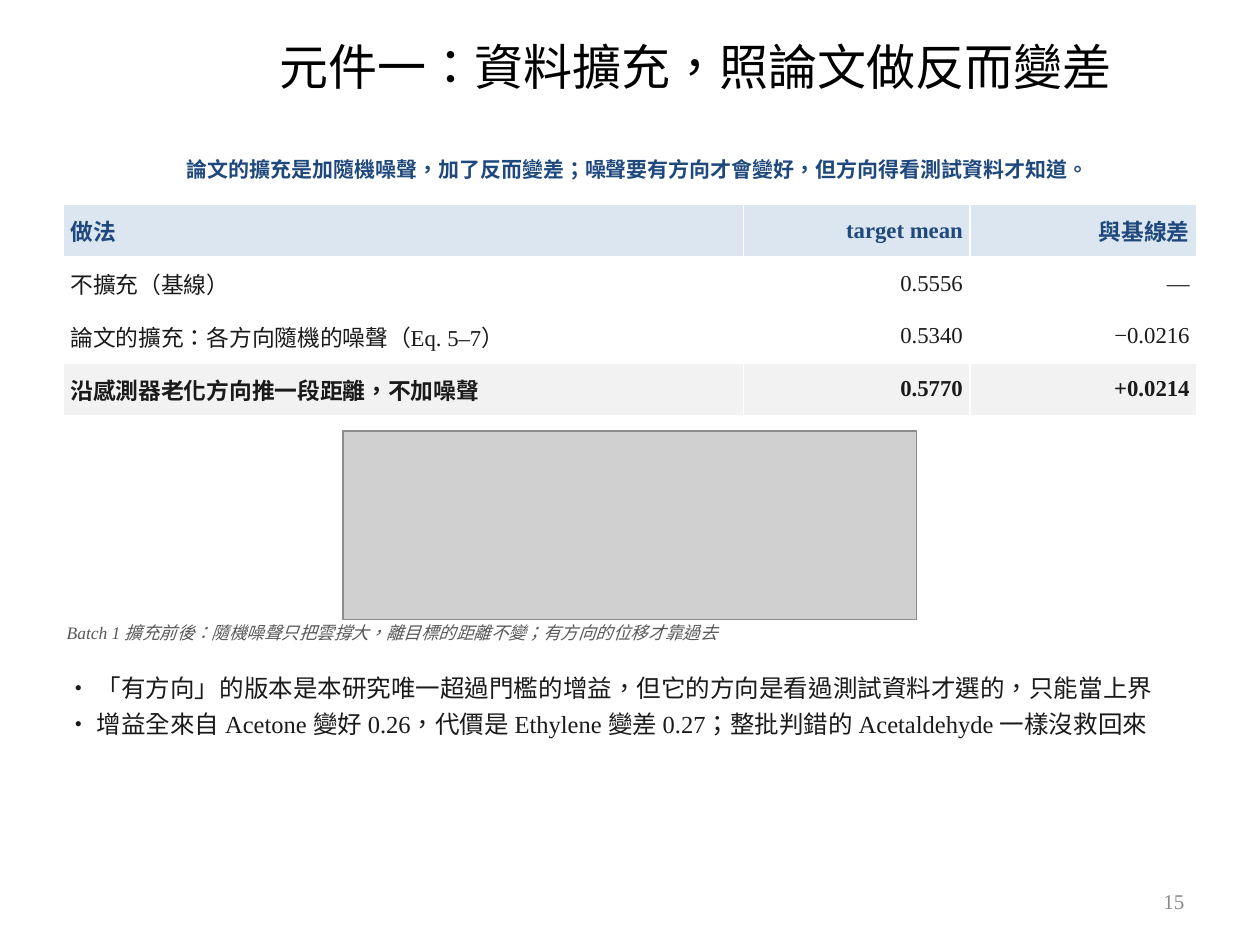
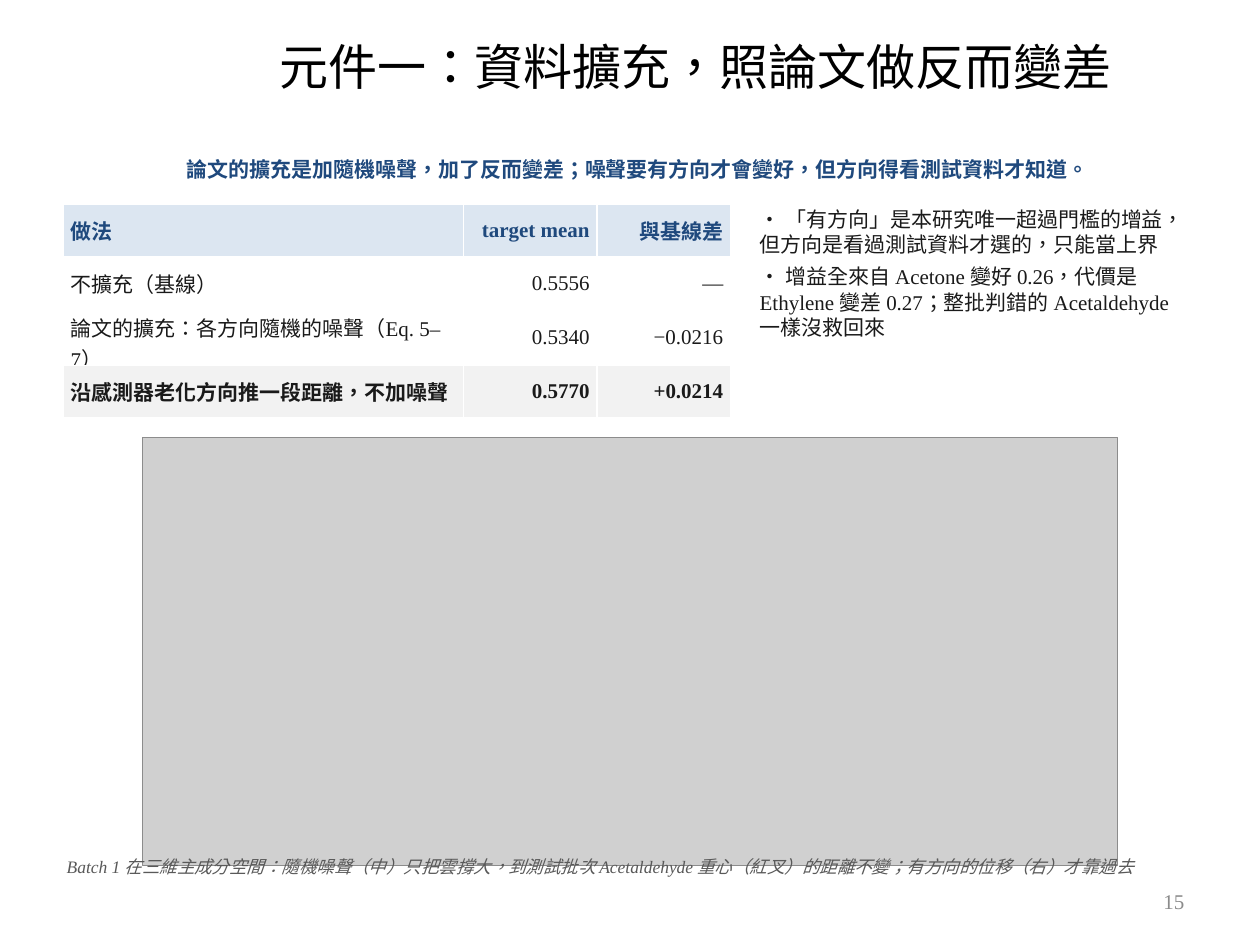
Before and after one commit to wintera1233/cdcnn, a slide deck: slide 15 of reports/09-22-merged.pptx. Drawn at 1260x945 pixels with LibreOffice and Linux fonts; fonts in the diff are those of the drawing; grey boxes stand for pictures; background and template pictures are left out. Boxes give left, top, right and bottom in pixels: in the first picture for what was removed or moved away, otherwise in the second. Text is boxed around its words. In the diff, an @@ line names an element or a change of style, - is before the commit and + after.

```diff
--- a/reports/09-22-merged.pptx
+++ b/reports/09-22-merged.pptx
@@ table at <box>63,204,731,416</box> @@
@@ size 13 to 12 pt @@
@@ table: place and size @@
-table at <box>63,204,1197,416</box>
+table at <box>63,204,731,416</box>
@@ text "• 「有方向」是本研究唯一超過門檻的增益，但方向是看過測試資料才選的，只能當上界": place and size @@
-text "• 「有方向」是本研究唯一超過門檻的增益，但方向是看過測試資料才選的，只能當上界" at <box>97,676,1152,739</box>
+text "• 「有方向」是本研究唯一超過門檻的增益，但方向是看過測試資料才選的，只能當上界" at <box>760,209,1184,337</box>
@@ text at <box>760,209,1184,254</box>: text changed; size 14 to 12 pt @@
-• 「有方向」的版本是本研究唯一超過門檻的增益，但它的方向是看過測試資料才選的，只能當上界
+• 「有方向」是本研究唯一超過門檻的增益，但方向是看過測試資料才選的，只能當上界
@@ text at <box>760,266,1169,337</box>: size 14 to 12 pt in "• 增益全來自 Acetone 變好 0.26，代價是 Ethylene 變差 ..." @@
@@ picture added at <box>142,437,1118,866</box> @@
@@ picture removed at <box>343,431,916,620</box> @@
@@ text at <box>67,854,1134,879</box>: text changed @@
-Batch 1 擴充前後：隨機噪聲只把雲撐大，離目標的距離不變；有方向的位移才靠過去
+Batch 1 在三維主成分空間：隨機噪聲（中）只把雲撐大，到測試批次 Acetaldehyde 重心（紅叉）的距離不變；有方向的位移（右）才靠過去
```
Also in this commit, not shown: 3 other files.
